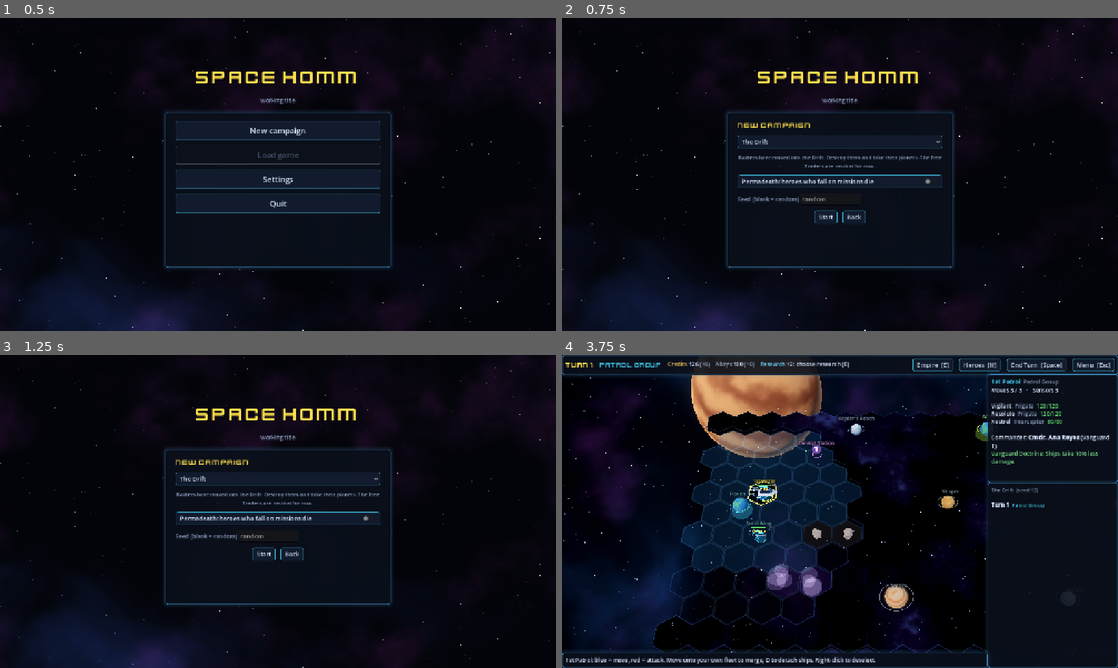
Above: before the commit, frames 1-4 (two rows, left to right).
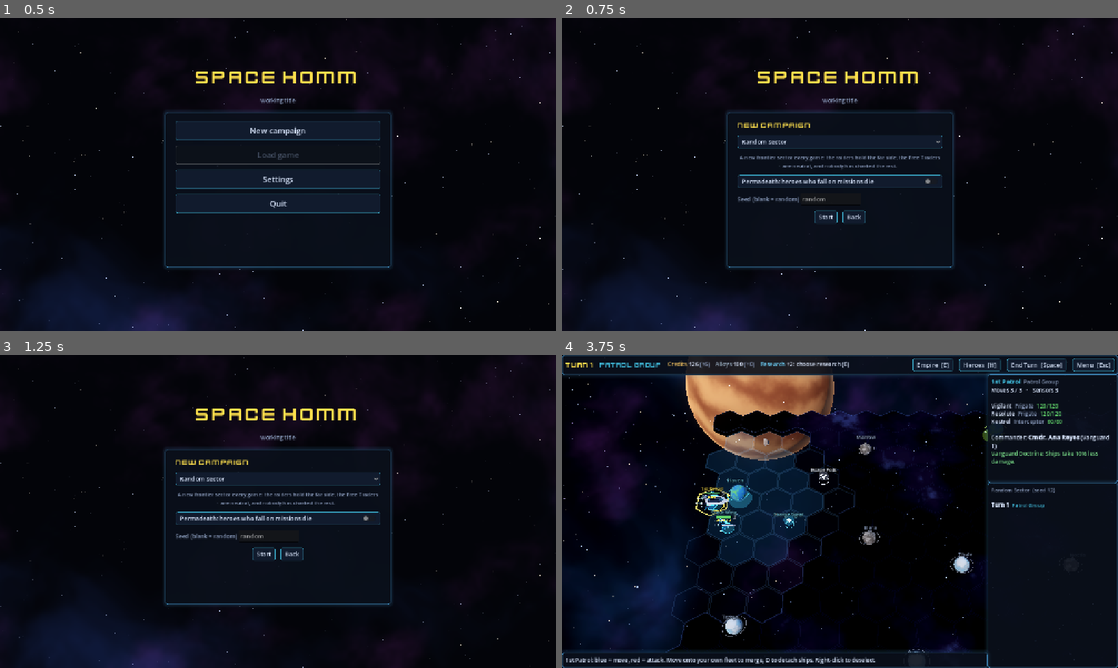
Above: after the commit, the same moments.

Repository: jamesedchristie/space-homm
Game: Godot game, scene res://src/presentation/main.tscn
The game is run twice, just before and just after one commit, with the same random seed, the same clock (stepped at 60 frames per second) and the same inputs.
Inputs (mouse positions are in pixels of both pictures, inside the frame that each line leads up to):
- Up to frame 1 (0.5 s): no input
- Up to frame 2 (0.75 s): click "New campaign" at 0.5 s
- Up to frame 3 (1.25 s): no input
- Up to frame 4 (3.75 s): click (828, 536) at 1.27 s; type "12" at 1.35 s; click (840, 480) at 2 s, where only the run after the commit has a clickable "Random Sector"; click "Start" at 2.75 s; click "Begin" at 3.5 s

Frame 1 is identical in both runs. In frame 2, 0.4% of the frame differs, in the area x 31-69%, y 38-49%; in frame 3, 0.4%; in frame 4, 15%, in the area x 0-100%, y 6-99%.

Commit message:
Random Sector: a generated galaxy every game
- GalaxyGenerator turns a campaign template with a "generate" block into an
  ordinary campaign definition from the seed: home worlds spread apart
  (player on the west side), neutral planets with random types and names,
  nebula / asteroid / rift clusters (rifts dropped if they'd cut anything
  off), starting fleets by their homes, mission sites in the middle; random
  planet traits and discoveries on top.
- New campaign "Random Sector" (same factions, heroes and missions as The
  Drift); pick it on the New Campaign screen, optionally with a seed.
- Saves of generated campaigns keep the generated definition; content
  validation checks the generator's output for two seeds.
- Tests: seeded generation, homes spread apart, save/load round trip.

Co-Authored-By: Claude Opus 5.5 <noreply@anthropic.com>
Claude-Session: https://claude.ai/code/session_011S8DfbG2VPjJYDMcXDFx8r

Diff:
--- /dev/null
+++ b/data/strategic/campaigns/random_sector.json
@@ -0,0 +1,338 @@
+{
+  "id": "random_sector",
+  "name": "Random Sector",
+  "description": "A new frontier sector every game: the raiders hold the far side, the Free Traders are neutral, and nobody has charted the rest.",
+  "max_turns": 150,
+  "random": {
+    "planet_traits": 0.7,
+    "discoveries": {
+      "count": 9,
+      "min_distance": 2
+    }
+  },
+  "briefing": "An uncharted frontier sector, different every time. Raiders have dug in somewhere on the far side; the Ceres Free Traders hold a port of their own. At peace with you, at war with the raiders.\n\n[b]Goal:[/b] destroy the raiders and take their planets. The campaign ends when one faction stands alone, or when nobody is left at war (then the highest empire score wins).\n\n[b]Scout first.[/b] Planets may have traits worth fighting for, and the sector is littered with discoveries: derelicts, signals, caches. The first fleet in claims them.\n\n[b]Controls[/b]: click a fleet, then a blue hex. [b]E[/b] Empire, [b]H[/b] Heroes, [b]D[/b] detach ships, [b]Space[/b] end turn, [b]Esc[/b] menu.",
+  "battle_max_rounds": 30,
+  "default_battle_map": "open_space",
+  "permadeath": false,
+  "inventory": {
+    "patrol": [
+      "frag_grenade",
+      "heavy_plating"
+    ]
+  },
+  "relations": [
+    {
+      "factions": [
+        "patrol",
+        "traders"
+      ],
+      "status": "peace",
+      "opinion": 20
+    },
+    {
+      "factions": [
+        "raiders",
+        "traders"
+      ],
+      "status": "war",
+      "opinion": -40
+    },
+    {
+      "factions": [
+        "patrol",
+        "raiders"
+      ],
+      "status": "war",
+      "opinion": -40
+    }
+  ],
+  "resources": {
+    "patrol": {
+      "credits": 120,
+      "alloys": 100
+    },
+    "raiders": {
+      "credits": 200,
+      "alloys": 160
+    },
+    "traders": {
+      "credits": 160,
+      "alloys": 60
+    }
+  },
+  "factions": [
+    {
+      "id": "patrol",
+      "name": "Patrol Group",
+      "controller": "player"
+    },
+    {
+      "id": "raiders",
+      "name": "Drift Raiders",
+      "controller": "ai",
+      "always_hostile": true,
+      "ai": {
+        "attack_ratio": 1.0
+      }
+    },
+    {
+      "id": "traders",
+      "name": "Ceres Free Traders",
+      "controller": "ai",
+      "ai": {
+        "attack_ratio": 1.4,
+        "hunt_range": 3
+      }
+    }
+  ],
+  "generate": {
+    "width": 18,
+    "height": 12,
+    "neutral_planets": 7,
+    "terrain": {
+      "nebula": [
+        3,
+        4
+      ],
+      "asteroid_belt": [
+        3,
+        4
+      ],
+      "rift": [
+        2,
+        3
+      ]
+    },
+    "homes": {
+      "patrol": {
+        "id": "haven",
+        "name": "Haven",
+        "type": "terran",
+        "sensor": 3,
+        "description": "Patrol Group headquarters. Fleets here repair.",
+        "buildings": [
+          "shipyard"
+        ]
+      },
+      "raiders": {
+        "id": "rustholm",
+        "name": "Rustholm",
+        "type": "barren",
+        "sensor": 3,
+        "description": "Raider stronghold carved into a dead moon.",
+        "buildings": [
+          "shipyard",
+          "trade_hub",
+          "research_lab",
+          "defense_platform"
+        ]
+      },
+      "traders": {
+        "id": "ardent",
+        "name": "Ardent",
+        "type": "terran",
+        "sensor": 3,
+        "buildings": [
+          "shipyard",
+          "trade_hub",
+          "defense_platform"
+        ],
+        "description": "Free Trader port. Neutral to the Patrol, hated by the raiders."
+      }
+    },
+    "fleets": [
+      {
+        "name": "1st Patrol",
+        "owner": "patrol",
+        "ships": [
+          {
+            "unit": "frigate",
+            "name": "Vigilant"
+          },
+          {
+            "unit": "frigate",
+            "name": "Resolute"
+          },
+          {
+            "unit": "interceptor",
+            "name": "Kestrel"
+          }
+        ]
+      },
+      {
+        "name": "Scout Wing",
+        "owner": "patrol",
+        "ships": [
+          {
+            "unit": "interceptor",
+            "name": "Swift"
+          },
+          {
+            "unit": "interceptor",
+            "name": "Wren"
+          }
+        ]
+      },
+      {
+        "name": "Raider Pack",
+        "owner": "raiders",
+        "ships": [
+          {
+            "unit": "frigate",
+            "name": "Marauder"
+          },
+          {
+            "unit": "destroyer",
+            "name": "Cutthroat"
+          },
+          {
+            "unit": "interceptor",
+            "name": "Jackal"
+          }
+        ]
+      },
+      {
+        "name": "Lurkers",
+        "owner": "raiders",
+        "ships": [
+          {
+            "unit": "interceptor",
+            "name": "Hyena"
+          },
+          {
+            "unit": "interceptor",
+            "name": "Shrike"
+          }
+        ]
+      },
+      {
+        "name": "Merchant Guard",
+        "owner": "traders",
+        "ships": [
+          {
+            "unit": "frigate",
+            "name": "Ledger"
+          },
+          {
+            "unit": "frigate",
+            "name": "Tariff"
+          },
+          {
+            "unit": "interceptor",
+            "name": "Courier"
+          }
+        ]
+      }
+    ],
+    "heroes": [
+      {
+        "id": "reyes",
+        "name": "Cmdr. Ana Reyes",
+        "class": "vanguard",
+        "owner": "patrol",
+        "fleet": "1st Patrol",
+        "traits": [
+          "veteran"
+        ],
+        "gear": {
+          "weapon": "shotgun",
+          "armor": "light_plating"
+        },
+        "loyalty": 70
+      },
+      {
+        "id": "okafor",
+        "name": "Lt. Tomas Okafor",
+        "class": "marksman",
+        "owner": "patrol",
+        "planet": "home",
+        "traits": [
+          "sharpshooter"
+        ],
+        "gear": {
+          "weapon": "assault_rifle"
+        },
+        "loyalty": 55
+      },
+      {
+        "id": "varga",
+        "name": "Kael Varga",
+        "class": "technician",
+        "owner": "patrol",
+        "planet": "home",
+        "traits": [
+          "reckless"
+        ],
+        "gear": {
+          "weapon": "assault_rifle",
+          "gadget": "medkit"
+        },
+        "loyalty": 45
+      },
+      {
+        "id": "vorn",
+        "name": "Vorn the Flayer",
+        "class": "marksman",
+        "owner": "raiders",
+        "fleet": "Raider Pack",
+        "level": 3,
+        "gear": {
+          "weapon": "assault_rifle"
+        },
+        "loyalty": 80
+      }
+    ],
+    "anomalies": [
+      {
+        "id": "derelict",
+        "name": "Derelict Station",
+        "mission": "derelict_station"
+      },
+      {
+        "id": "relay",
+        "name": "Silent Relay",
+        "mission": "silent_relay"
+      }
+    ],
+    "planet_names": [
+      "Kepler's Reach",
+      "Tethys",
+      "Vesper",
+      "Orison",
+      "Marrow",
+      "Calder",
+      "Isolde",
+      "Brightwater",
+      "Ashfall",
+      "Noctis",
+      "Halcyon",
+      "Peregrine",
+      "Sable",
+      "Corvane",
+      "Elara",
+      "Thule"
+    ],
+    "backdrops": [
+      {
+        "a": "#183c6e",
+        "b": "#5a1f6b",
+        "density": 0.6
+      },
+      {
+        "a": "#1d4a4a",
+        "b": "#3a1f5a",
+        "density": 0.55
+      },
+      {
+        "a": "#4a2a1a",
+        "b": "#1a2a4a",
+        "density": 0.5
+      },
+      {
+        "a": "#14283c",
+        "b": "#5a2a3a",
+        "density": 0.65
+      }
+    ]
+  }
+}
--- a/src/core/data_registry.gd
+++ b/src/core/data_registry.gd
@@ -143,7 +143,12 @@
 			if r.has("item") and not items.has(r["item"]):
 				_err("discovery '%s': unknown item '%s'" % [id, r["item"]])
 	for id: String in campaigns:
-		_validate_campaign(id, campaigns[id])
+		# Generated sectors: check what the generator makes from a couple of seeds.
+		if campaigns[id].has("generate"):
+			for test_seed in [1, 2]:
+				_validate_campaign("%s (seed %d)" % [id, test_seed], GalaxyGenerator.generate(self, campaigns[id], test_seed))
+		else:
+			_validate_campaign(id, campaigns[id])
 
 	for id: String in hero_classes:
 		var def: Dictionary = hero_classes[id]
--- a/src/strategic/galaxy_engine.gd
+++ b/src/strategic/galaxy_engine.gd
@@ -30,11 +30,13 @@
 		return null
 	var engine := GalaxyEngine.new()
 	engine.data = p_data
-	engine.campaign = def
 	var s := GalaxyState.new()
 	engine.state = s
 	s.seed_value = p_seed if p_seed != 0 else randi()
 	s.rng.seed = s.seed_value
+	if def.has("generate"):
+		def = GalaxyGenerator.generate(p_data, def, s.seed_value)
+	engine.campaign = def
 	s.max_turns = int(def.get("max_turns", 200))
 	s.grid = HexGrid.from_map(def.get("map", {}), p_data.galaxy_terrain)
 
--- /dev/null
+++ b/src/strategic/galaxy_generator.gd
@@ -0,0 +1,199 @@
+class_name GalaxyGenerator
+extends RefCounted
+## Builds a playable campaign definition from a template with a "generate"
+## block, so every seed gives a different sector: home worlds spread apart,
+## neutral planets with random types and names, nebula / asteroid / rift
+## clusters, starting fleets beside their homes, mission sites in the
+## contested middle. The result is an ordinary campaign dictionary (same
+## schema as data/strategic/campaigns/the_drift.json), so the engine, AI and
+## saves treat it like any hand-made campaign.
+##
+## "generate": {
+##   "width", "height",
+##   "neutral_planets": n,
+##   "terrain": {"nebula": [blobs, size], "asteroid_belt": [...], "rift": [...]},
+##   "homes": {faction id: planet def without "at" (id/name/type/buildings/...)},
+##   "fleets": [fleet defs without "at": placed next to the owner's home],
+##   "heroes": [hero defs; "planet": "home" means the owner's home world],
+##   "anomalies": [anomaly defs without "at"],
+##   "planet_names": [...], "backdrops": [{"a", "b", "density"}]
+## }
+
+const EDGE := 1
+
+
+static func generate(data: DataRegistry, template: Dictionary, seed_value: int) -> Dictionary:
+	var gen: Dictionary = template["generate"]
+	var rng := RandomNumberGenerator.new()
+	rng.seed = seed_value * 7919 + 17
+	var w := int(gen.get("width", 18))
+	var h := int(gen.get("height", 12))
+	var grid := HexGrid.from_map({"width": w, "height": h}, data.galaxy_terrain)
+	var out := template.duplicate(true)
+	out.erase("generate")
+	out["generated"] = true
+	var occupied := {}  # layout Vector2i -> true
+
+	# Home worlds, spread out: the player's on the west side, the rest as far
+	# from every home so far as possible (with a little randomness).
+	var homes: Dictionary = gen.get("homes", {})
+	var home_at := {}
+	var planets: Array = []
+	var faction_order: Array = []
+	for f: Dictionary in template.get("factions", []):
+		if homes.has(f["id"]):
+			faction_order.append(f["id"])
+	for fid: String in faction_order:
+		var at: Vector2i
+		if home_at.is_empty():
+			at = Vector2i(rng.randi_range(EDGE, maxi(EDGE, w / 5)), rng.randi_range(EDGE + 1, h - 2 - EDGE))
+		else:
+			at = _farthest(grid, w, h, home_at.values(), occupied, rng, 3)
+		home_at[fid] = at
+		occupied[at] = true
+		var p: Dictionary = homes[fid].duplicate(true)
+		p["at"] = [at.x, at.y]
+		p["owner"] = fid
+		planets.append(p)
+
+	# Neutral planets: spread out, not too close to anything.
+	var names: Array = gen.get("planet_names", []).duplicate()
+	_shuffle(names, rng)
+	var types := data.planet_types.keys()
+	types.sort()
+	for i in int(gen.get("neutral_planets", 6)):
+		var at := _farthest(grid, w, h, occupied.keys(), occupied, rng, 4, 3)
+		if at == Vector2i(-1, -1):
+			break
+		occupied[at] = true
+		var name: String = names[i] if i < names.size() else "Planet %d" % (i + 1)
+		planets.append({"id": name.to_snake_case(), "name": name, "type": types[rng.randi() % types.size()],
+				"at": [at.x, at.y]})
+	out["planets"] = planets
+
+	# Starting fleets next to their homes.
+	var fleets: Array = []
+	for f_def: Dictionary in gen.get("fleets", []):
+		var home: Vector2i = home_at.get(f_def["owner"], Vector2i(EDGE, EDGE))
+		var at := _free_near(grid, home, occupied, rng)
+		occupied[at] = true
+		var fleet := f_def.duplicate(true)
+		fleet["at"] = [at.x, at.y]
+		fleets.append(fleet)
+	out["fleets"] = fleets
+
+	# Heroes: "planet": "home" -> the owner's home world.
+	var heroes: Array = []
+	for h_def: Dictionary in gen.get("heroes", []):
+		var hero := h_def.duplicate(true)
+		if hero.get("planet", "") == "home":
+			hero["planet"] = homes[hero["owner"]]["id"]
+		heroes.append(hero)
+	out["heroes"] = heroes
+
+	# Mission sites in the contested middle: at least 4 from every home.
+	var anomalies: Array = []
+	for a_def: Dictionary in gen.get("anomalies", []):
+		var at := _farthest(grid, w, h, home_at.values(), occupied, rng, 6, 2)
+		if at == Vector2i(-1, -1):
+			continue
+		occupied[at] = true
+		var anomaly := a_def.duplicate(true)
+		anomaly["at"] = [at.x, at.y]
+		anomalies.append(anomaly)
+	out["anomalies"] = anomalies
+
+	# Terrain clusters; rifts are dropped again if they'd cut anything off.
+	var terrain := {}
+	var spec: Dictionary = gen.get("terrain", {})
+	var kinds := spec.keys()
+	kinds.sort()
+	for kind: String in kinds:
+		var blobs := int(spec[kind][0])
+		var size := int(spec[kind][1])
+		var cells: Array = []
+		for b in blobs:
+			var at := Vector2i(rng.randi_range(0, w - 1), rng.randi_range(0, h - 1))
+			for s in size:
+				if not occupied.has(at) and not _near_any(grid, at, home_at.values(), 2):
+					occupied[at] = true
+					cells.append([at.x, at.y])
+				var options := grid.neighbors(grid.cell_from_layout(at))
+				at = grid.layout_from_cell(options[rng.randi() % options.size()]) if not options.is_empty() else at
+		terrain[kind] = cells
+	out["map"] = {"grid": "hex", "width": w, "height": h, "terrain": terrain}
+	if not _all_reachable(data, out, home_at[faction_order[0]]):
+		terrain.erase("rift")
+
+	var backdrops: Array = gen.get("backdrops", [])
+	if not backdrops.is_empty():
+		out["backdrop"] = backdrops[rng.randi() % backdrops.size()]
+	return out
+
+
+## A free layout cell as far as possible from `points` (one of the best few,
+## at random), at least `min_dist` from them and `min_others` from anything
+## occupied. Vector2i(-1, -1) if none.
+static func _farthest(grid: HexGrid, w: int, h: int, points: Array, occupied: Dictionary,
+		rng: RandomNumberGenerator, top: int, min_others: int = 0) -> Vector2i:
+	var scored: Array = []
+	for y in range(EDGE, h - EDGE):
+		for x in range(EDGE, w - EDGE):
+			var at := Vector2i(x, y)
+			if occupied.has(at):
+				continue
+			var d := 1 << 20
+			for p: Vector2i in points:
+				d = mini(d, _dist(grid, at, p))
+			var crowd := 1 << 20
+			for o: Vector2i in occupied:
+				crowd = mini(crowd, _dist(grid, at, o))
+			if crowd < min_others:
+				continue
+			scored.append([d + rng.randf() * 1.5, at])
+	if scored.is_empty():
+		return Vector2i(-1, -1)
+	scored.sort_custom(func(a: Array, b: Array) -> bool: return a[0] > b[0])
+	return scored[rng.randi() % mini(top, scored.size())][1]
+
+
+static func _free_near(grid: HexGrid, at: Vector2i, occupied: Dictionary, rng: RandomNumberGenerator) -> Vector2i:
+	var options: Array = []
+	for n in grid.neighbors(grid.cell_from_layout(at)):
+		var l := grid.layout_from_cell(n)
+		if not occupied.has(l):
+			options.append(l)
+	if options.is_empty():
+		return at
+	return options[rng.randi() % options.size()]
+
+
+static func _near_any(grid: HexGrid, at: Vector2i, points: Array, radius: int) -> bool:
+	for p: Vector2i in points:
+		if _dist(grid, at, p) <= radius:
+			return true
+	return false
+
+
+static func _dist(grid: HexGrid, a: Vector2i, b: Vector2i) -> int:
+	return grid.distance(grid.cell_from_layout(a), grid.cell_from_layout(b))
+
+
+## Every planet and mission site reachable from the player's home.
+static func _all_reachable(data: DataRegistry, campaign: Dictionary, from: Vector2i) -> bool:
+	var grid := HexGrid.from_map(campaign["map"], data.galaxy_terrain)
+	var field := Pathfinding.distance_field(grid, [grid.cell_from_layout(from)])
+	for list_key in ["planets", "anomalies", "fleets"]:
+		for item: Dictionary in campaign.get(list_key, []):
+			var c := grid.cell_from_layout(Vector2i(int(item["at"][0]), int(item["at"][1])))
+			if not field.has(c):
+				return false
+	return true
+
+
+static func _shuffle(arr: Array, rng: RandomNumberGenerator) -> void:
+	for i in range(arr.size() - 1, 0, -1):
+		var j := rng.randi_range(0, i)
+		var t = arr[i]
+		arr[i] = arr[j]
+		arr[j] = t
--- a/src/strategic/galaxy_save.gd
+++ b/src/strategic/galaxy_save.gd
@@ -47,6 +47,8 @@
 		"format": FORMAT,
 		"version": VERSION,
 		"campaign": campaign_id,
+		# Generated sectors aren't in the data files: keep the generated definition.
+		"campaign_def": engine.campaign if engine.campaign.get("generated", false) else {},
 		"meta": {
 			"campaign_name": engine.campaign.get("name", campaign_id),
 			"turn": s.turn_number,
@@ -93,7 +95,8 @@
 	var d: Dictionary = save.get("state", {})
 	var engine := GalaxyEngine.new()
 	engine.data = data
-	engine.campaign = data.campaigns[campaign_id]
+	engine.campaign = save.get("campaign_def", {}) if not save.get("campaign_def", {}).is_empty() \
+			else data.campaigns[campaign_id]
 	var s := GalaxyState.new()
 	engine.state = s
 	s.grid = HexGrid.from_map(engine.campaign.get("map", {}), data.galaxy_terrain)
--- a/tests/strategic/test_galaxy_save.gd
+++ b/tests/strategic/test_galaxy_save.gd
@@ -70,3 +70,22 @@
 	assert_eq(_state_text(loaded["engine"]), _state_text(e))
 	GalaxySave.delete(slot)
 	assert_true(GalaxySave.load_slot(e.data, slot).has("error"))
+
+
+func test_generated_sector_is_seeded_and_saves() -> void:
+	var data := DataRegistry.get_default()
+	var a := GalaxyEngine.from_campaign(data, "random_sector", 4)
+	var b := GalaxyEngine.from_campaign(data, "random_sector", 4)
+	var c := GalaxyEngine.from_campaign(data, "random_sector", 5)
+	assert_eq(var_to_str(a.campaign["planets"]), var_to_str(b.campaign["planets"]), "same seed, same sector")
+	assert_ne(var_to_str(a.campaign["planets"]), var_to_str(c.campaign["planets"]), "different seed, different sector")
+	var homes := a.state.planets.values().filter(func(p: Planet) -> bool: return not p.owner.is_empty())
+	assert_eq(homes.size(), 3)
+	for i in homes.size():
+		for j in range(i + 1, homes.size()):
+			assert_true(a.state.grid.distance(homes[i].cell, homes[j].cell) >= 6, "homes spread apart")
+	a.start()
+	var loaded := GalaxySave.from_dict(data, GalaxySave.to_dict(a, "random_sector"))
+	assert_true(loaded.has("engine"), str(loaded.get("error", "")))
+	assert_eq(_state_text(loaded["engine"]), _state_text(a))
+	assert_eq(loaded["engine"].state.grid.cells().size(), a.state.grid.cells().size())
Not shown, added: src/strategic/galaxy_generator.gd.uid
Not shown, changed: docs/architecture.md
